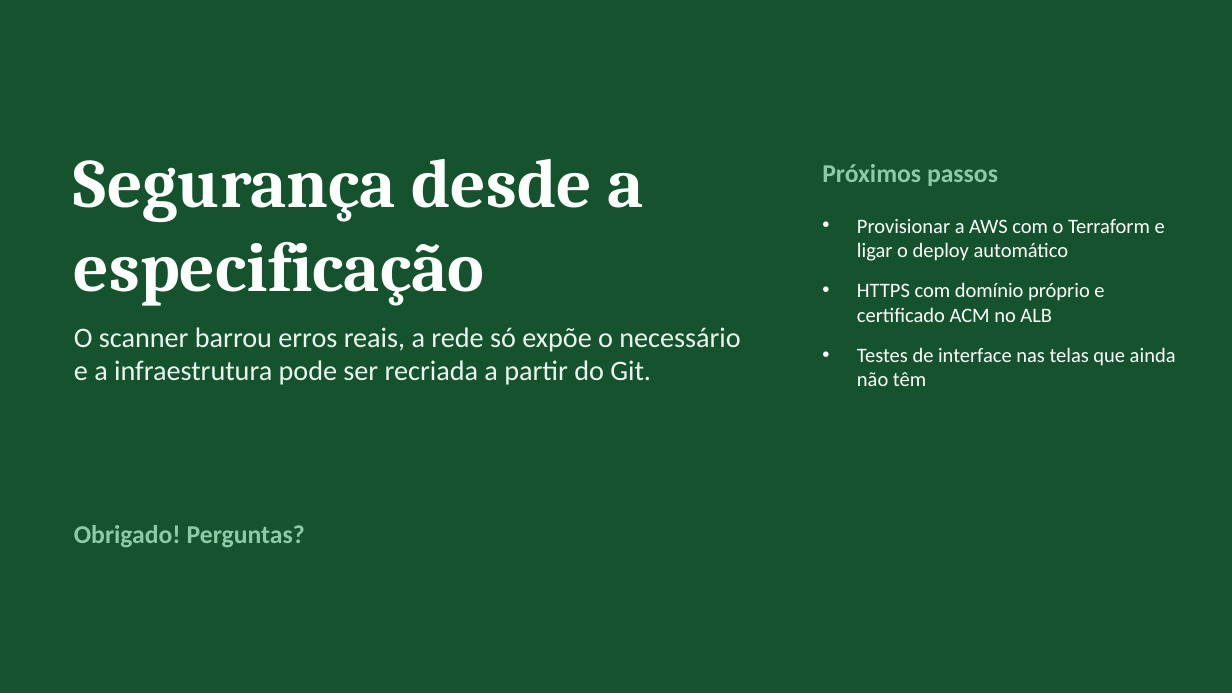
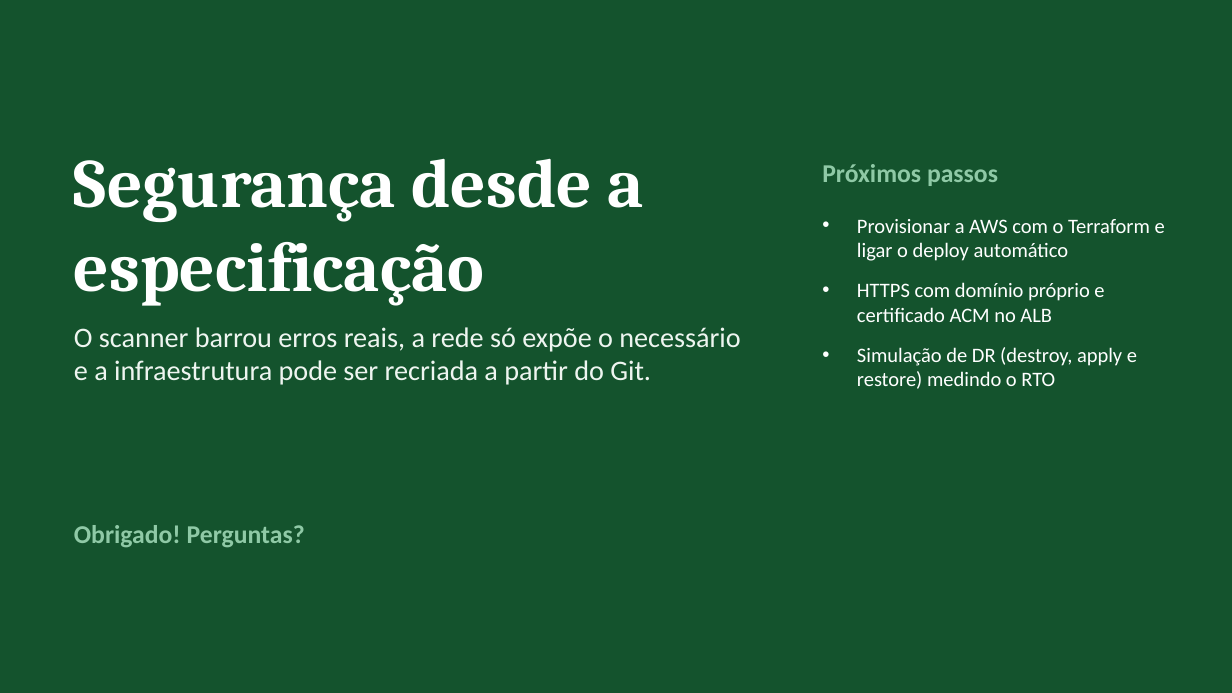
Before and after one commit to 1GustavoBorgonha1/aplicacao_tb_fnl_si, a slide deck: slide 17 of docs/apresentacao/MarmiFit-apresentacao.pptx (slide 16 before the commit). Drawn at 1232x693 pixels with LibreOffice and Linux fonts; fonts in the diff are those of the drawing. Boxes give left, top, right and bottom in pixels: in the first picture for what was removed or moved away, otherwise in the second. Text is boxed around its words. In the diff, an @@ line names an element or a change of style, - is before the commit and + after.

```diff
--- a/docs/apresentacao/MarmiFit-apresentacao.pptx
+++ b/docs/apresentacao/MarmiFit-apresentacao.pptx
@@ text at [857, 347, 1137, 389]: text changed @@
-• Testes de interface nas telas que ainda não têm
+• Simulação de DR (destroy, apply e restore) medindo o RTO
```
Also in this commit, not shown: 7 other slides changed, 1 slide added, 1 other file.
